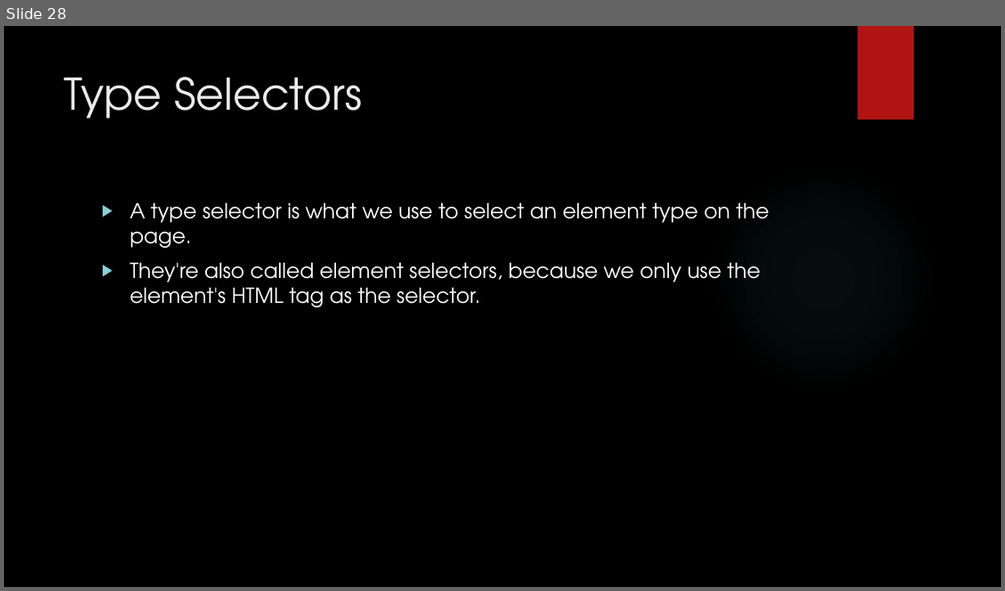
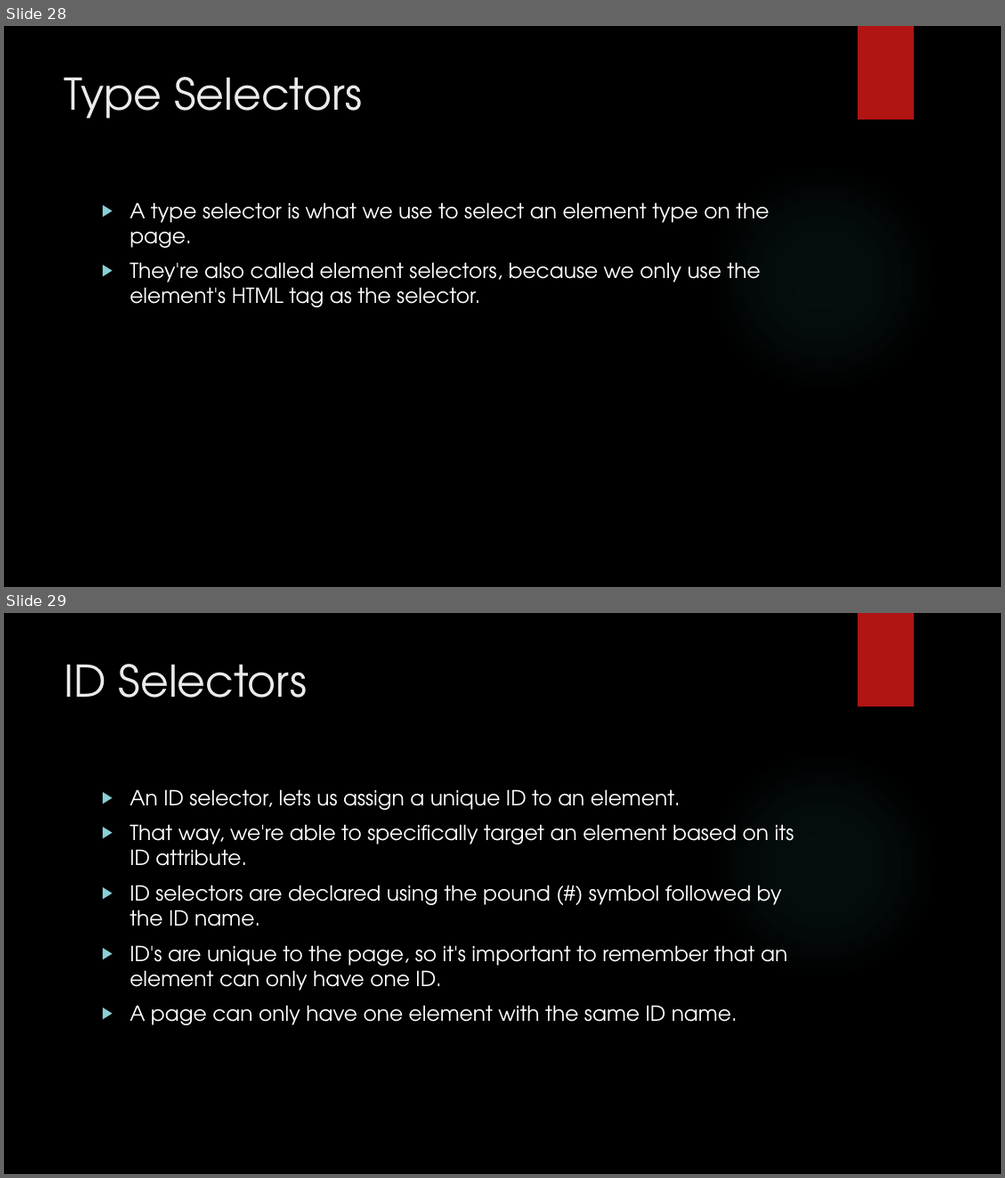
Before and after one commit to xhami558/CSS-Basics, a slide deck: css slides.pptx. Shown one above the other, each under a label of ours: slide 28 before the commit, slides 28 and 29 after it. The pictures are 1005x591 and 1005x1178 pixels, drawn with LibreOffice and Linux fonts; fonts in the diff are those of the drawing; background and template pictures are left out. Boxes give left, top, right and bottom in pixels: in the first picture for what was removed or moved away, otherwise in the second. Text is boxed around its words. In the diff, an @@ line names an element or a change of style, - is before the commit and + after.

```diff
--- a/css slides.pptx
+++ b/css slides.pptx
@@ slide 29 added at (4,613,1001,1174), background picture (left out); not listed: 2 template elements that a slide beside it also shows @@
@@ title added at (65,664,307,698), 42 pt, text #EBEBEB @@
+ID Selectors
@@ text added at (129,789,794,1025), 20 pt, text #FFFFFF @@
+▶ An ID selector, lets us assign a unique ID to an element.
+▶ That way, we're able to specifically target an element based on its ID attribute.
+▶ ID selectors are declared using the pound (#) symbol followed by the ID name.
+▶ ID's are unique to the page, so it's important to remember that an element can only have one ID.
+▶ A page can only have one element with the same ID name.
```
Also in this commit, not shown: 2 other slides added, 2 other files.
